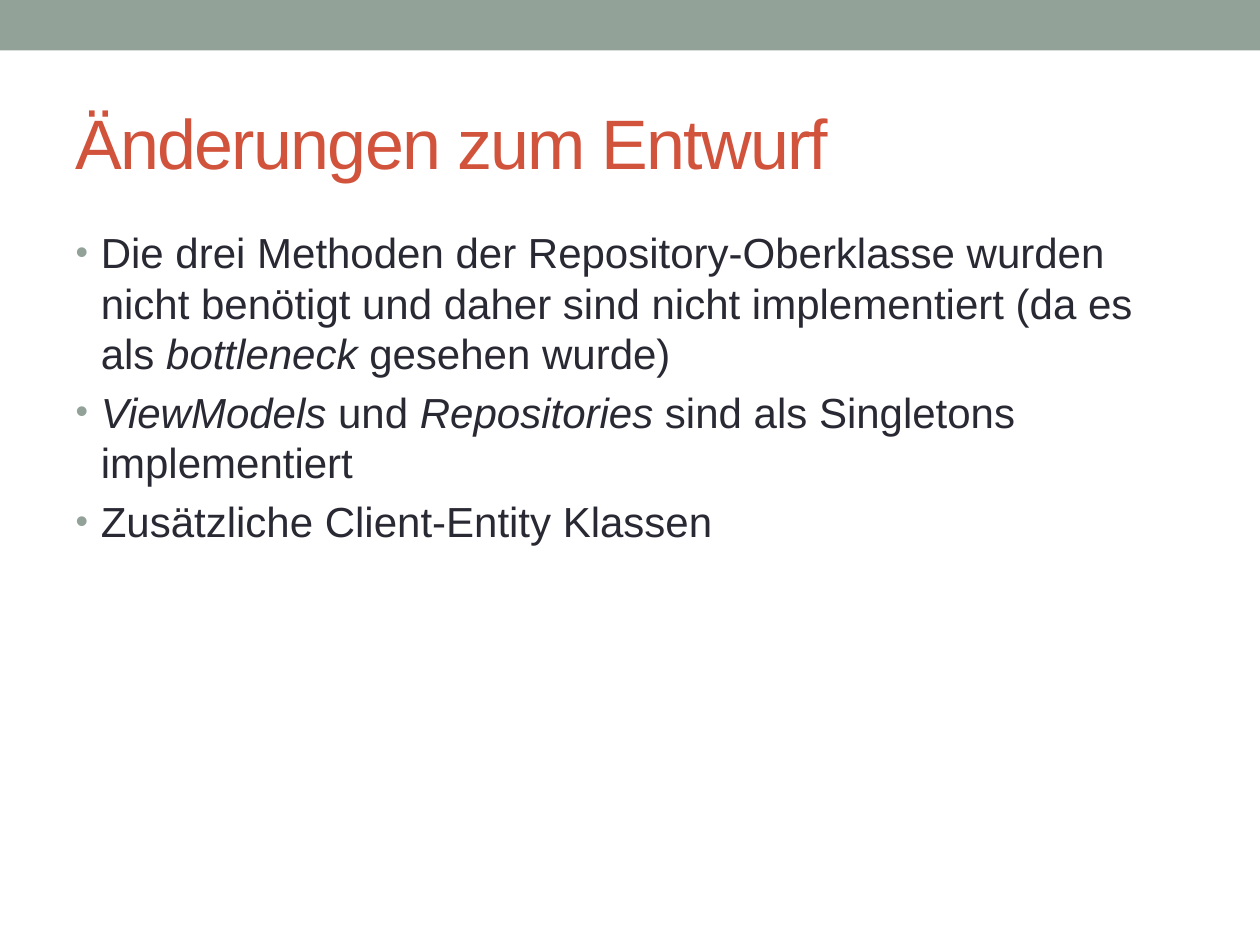
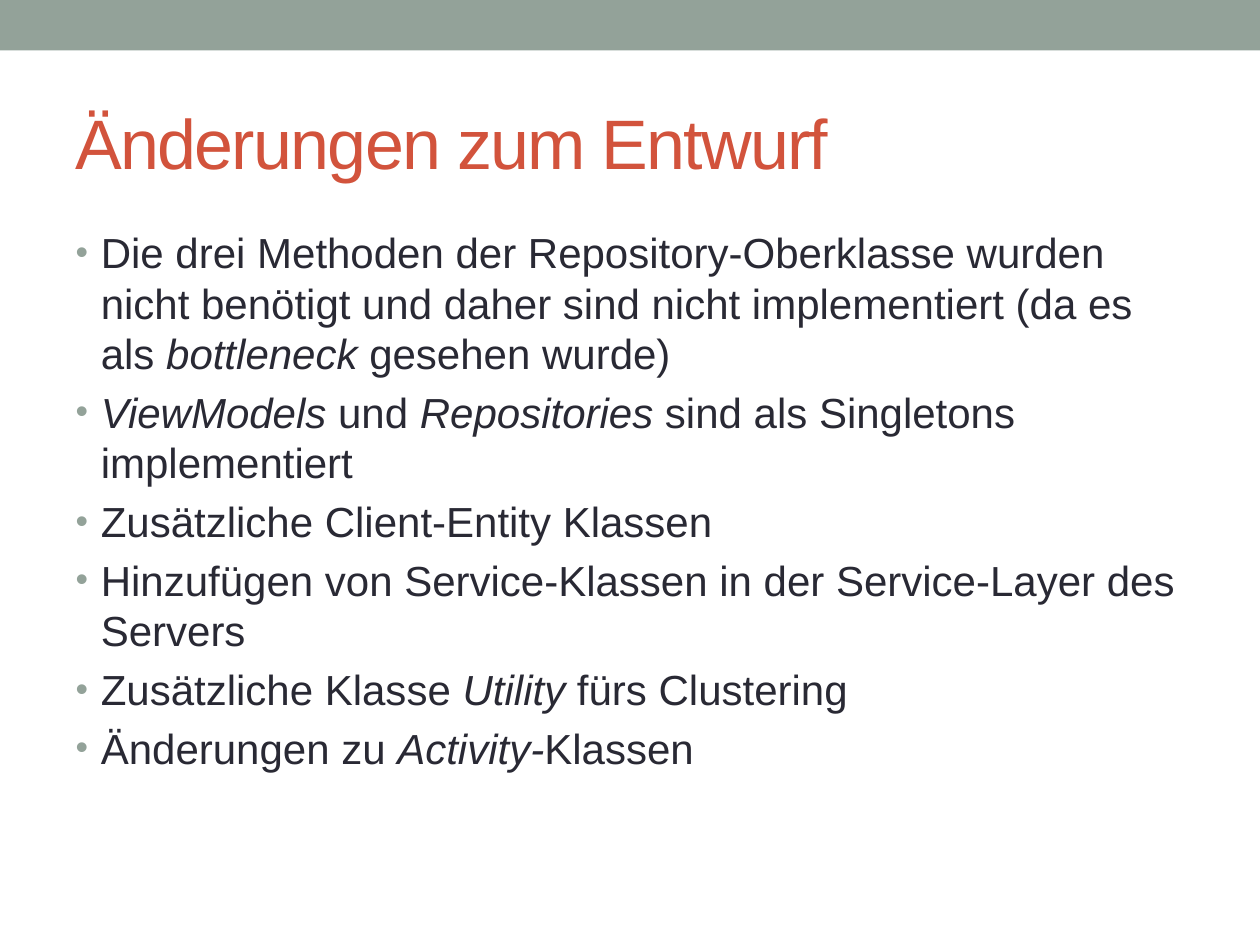
Before and after one commit to tnstrssnr/PSE_2017, a slide deck: slide 6 of 03_Implementierung/Präsentation.pptx. Drawn at 1260x945 pixels with LibreOffice and Linux fonts; fonts in the diff are those of the drawing. Boxes give left, top, right and bottom in pixels: in the first picture for what was removed or moved away, otherwise in the second. Text is boxed around its words. In the diff, an @@ line names an element or a change of style, - is before the commit and + after.

Commit message:
Präsentation update

```diff
--- a/03_Implementierung/Präsentation.pptx
+++ b/03_Implementierung/Präsentation.pptx
@@ text at [101, 565, 1175, 772]: paragraphs added @@
+• Hinzufügen von Service-Klassen in der Service-Layer des Servers
+• Zusätzliche Klasse Utility fürs Clustering
+• Änderungen zu Activity-Klassen
```
Also in this commit, not shown: 2 other slides changed.
